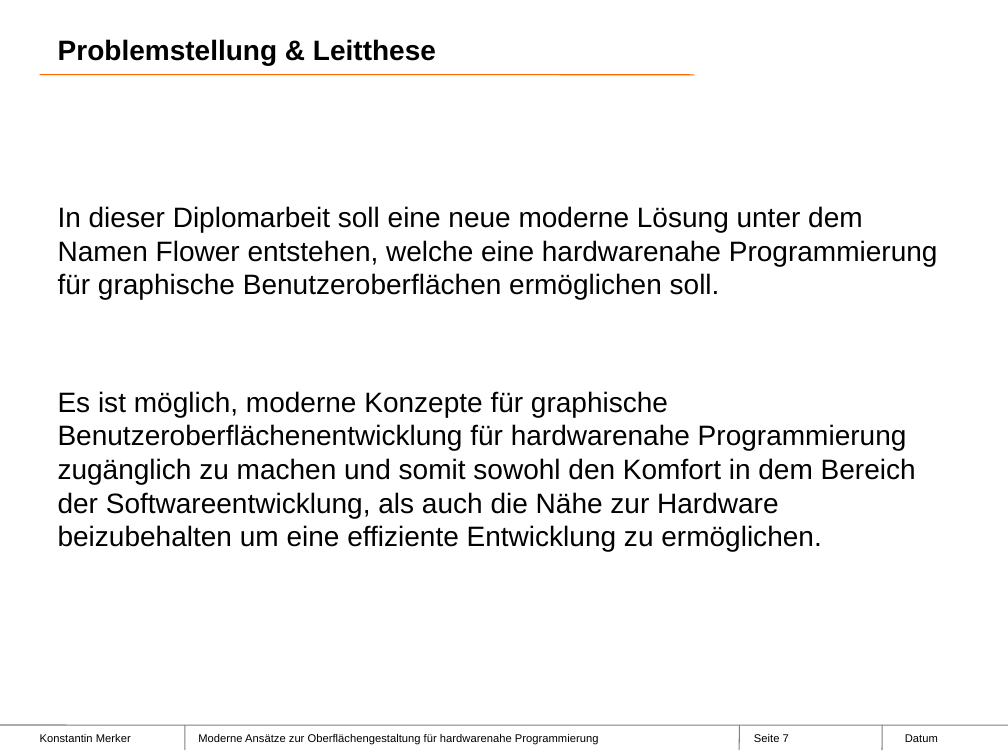
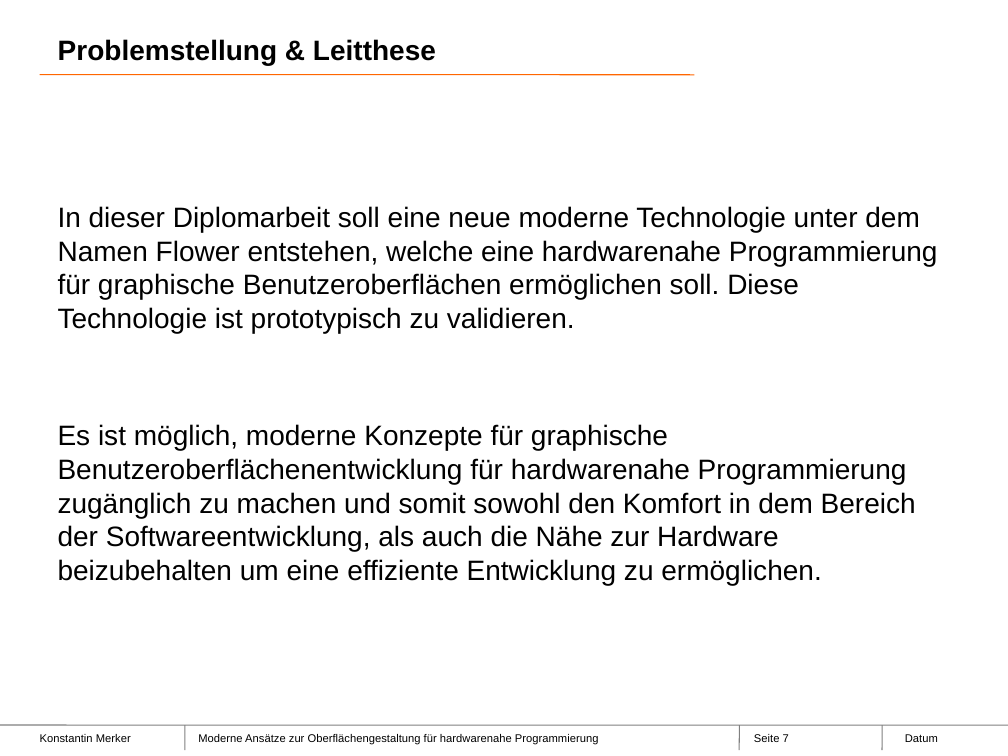
Before and after one commit to mexok/diplomarbeit, a slide deck: slide 7 of docs/Verteidigung/VerteidigungPraesentation.pptx. Drawn at 1008x756 pixels with LibreOffice and Linux fonts; fonts in the diff are those of the drawing; background and template pictures are left out. Boxes give left, top, right and bottom in pixels: in the first picture for what was removed or moved away, otherwise in the second. Text is boxed around its words. In the diff, an @@ line names an element or a change of style, - is before the commit and + after.

```diff
--- a/docs/Verteidigung/VerteidigungPraesentation.pptx
+++ b/docs/Verteidigung/VerteidigungPraesentation.pptx
@@ text at (58,206,938,333): text changed @@
-In dieser Diplomarbeit soll eine neue moderne Lösung unter dem Namen Flower entstehen, welche eine hardwarenahe Programmierung für graphische Benutzeroberflächen ermöglichen soll.
+In dieser Diplomarbeit soll eine neue moderne Technologie unter dem Namen Flower entstehen, welche eine hardwarenahe Programmierung für graphische Benutzeroberflächen ermöglichen soll. Diese Technologie ist prototypisch zu validieren.
```
Also in this commit, not shown: 2 other slides changed, 2 slides added, 2 slides removed, 1 other file.
